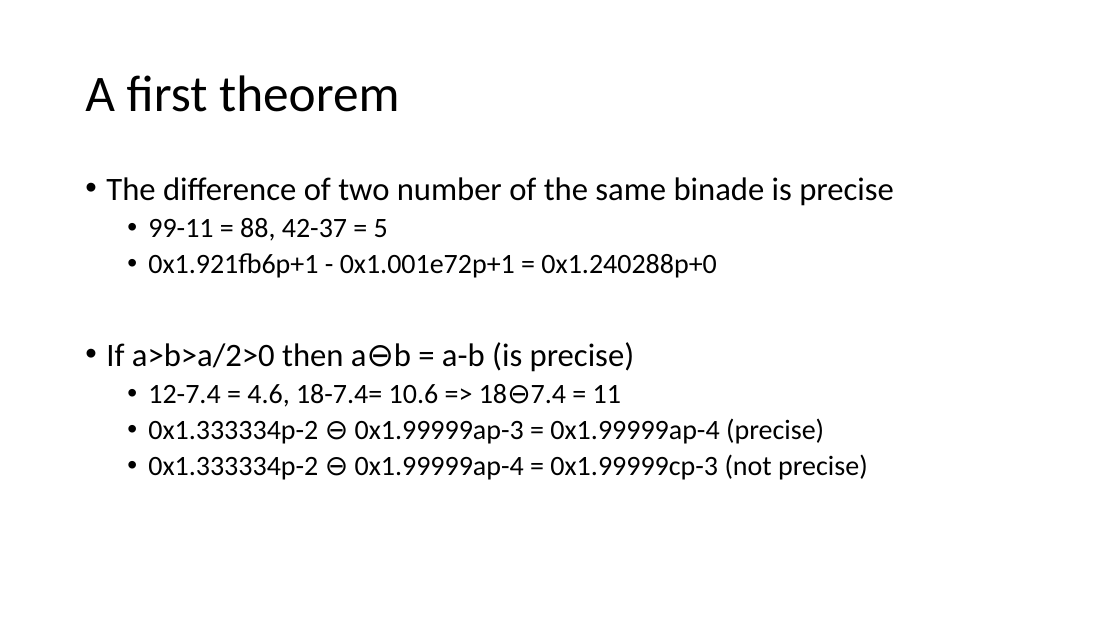
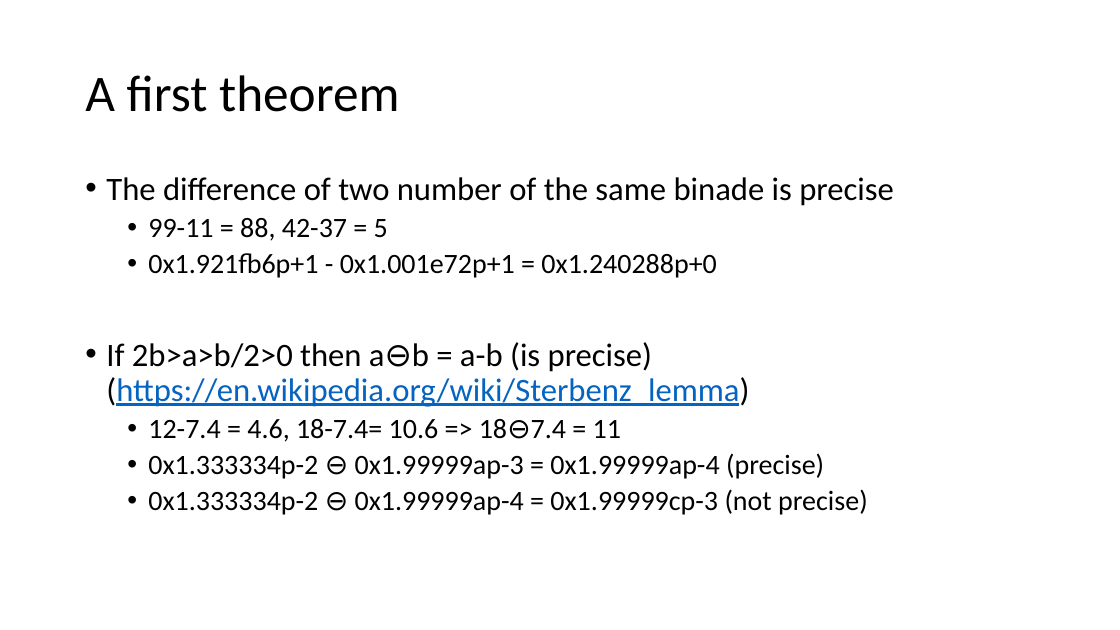
Before and after one commit to VinInn/FPCourse, a slide deck: slide 16 of Slides/FPforScientist.pptx (slide 15 before the commit). Drawn at 1120x630 pixels with LibreOffice and Linux fonts; fonts in the diff are those of the drawing. Boxes give left, top, right and bottom in pixels: in the first picture for what was removed or moved away, otherwise in the second. Text is boxed around its words. In the diff, an @@ line names an element or a change of style, - is before the commit and + after.

```diff
--- a/Slides/FPforScientist.pptx
+++ b/Slides/FPforScientist.pptx
@@ text at (106,342,749,407): text changed; text colour #000000 to #0563C1 @@
-• If a>b>a/2>0 then a⊖b = a-b (is precise)
+• If 2b>a>b/2>0 then a⊖b = a-b (is precise)
+  (https://en.wikipedia.org/wiki/Sterbenz_lemma)
```
Also in this commit, not shown: 2 other slides changed, 4 slides added.
